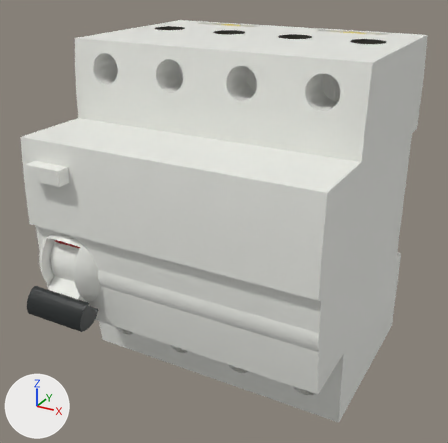
What one commit did to the glTF model public/models/protecao/schneider-acti9-iid-4p.glb.
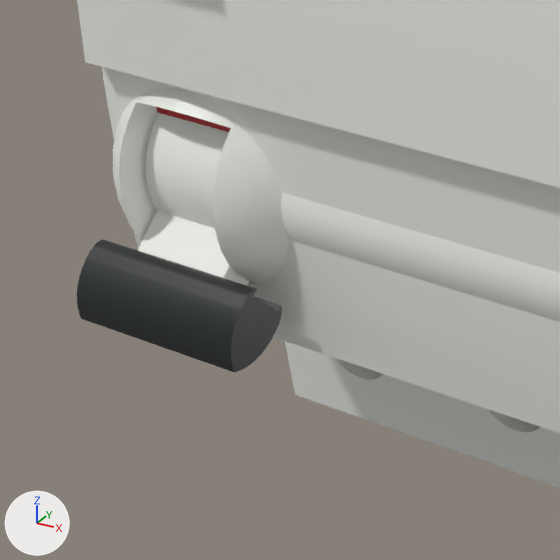
There are two pictures of each version: one whole from a 50 mm lens placed at (0.0682, -0.164, 0.1042), pointed at (-0.001, -0.0382, 0.0413), one close up on the part from 0% to 43% of the width and 46% to 90% of the height. The lights are fixed; the arrows at lower left show +X, +Y and +Z. The last two pictures show the newer version. Where no turn or scale is listed for an object, it has been applied to the vertices.

The first close-up shows 'schneider_body', 'schneider_handle_grip', 'schneider_handle_white', 'schneider_visisafe_on'.
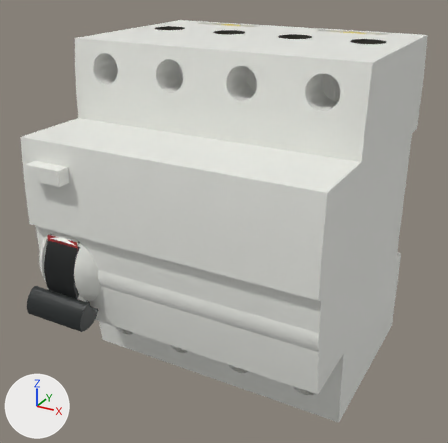
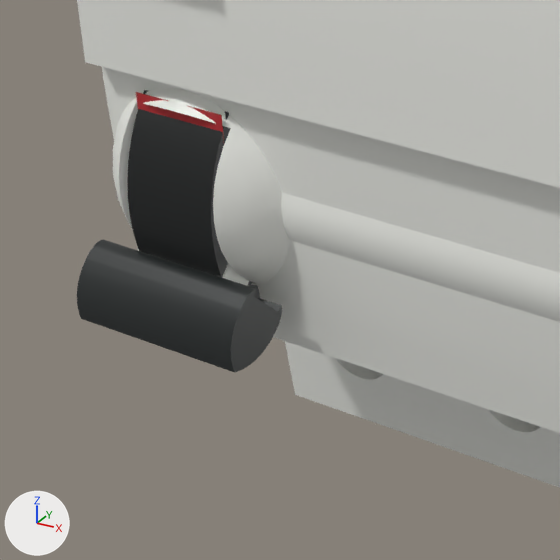
Edits to the bpy script that builds the scene:
```text
Change mat_material_3:
    mat_material_3.base_color: (0.855, 0.863, 0.815) -> (0.00913, 0.011, 0.011)  # white #eeefe9 -> black #181b1b
Change mat_material_10:
    mat_material_10.base_color: (0.474, 0.0232, 0.0296) -> (0.00802, 0.223, 0.0666)  # red #b72a30 -> green #168249
Change mat_material_11:
    mat_material_11.metallic: 0.1 -> 0.0
Add me_mesh_11_1:
    me_mesh_11_1.from_pydata([(-0.0045, 0.0, 0.00135), (-0.0045, 0.0, -0.00135), (0.0045, 0.0, 0.00135), (0.0045, 0.0, -0.00135)], [], [(0, 1, 2), (1, 3, 2)])
    me_mesh_11_1.materials.append(mat_material_11)  # red #b72a30
Add me_mesh_3_1:
    me_mesh_3_1.from_pydata(...)  # 196 vertices, 384 faces; spans x -0.0044..0.0044, y -0.0158..0.0158, z -0.0158..0.0158
    me_mesh_3_1.materials.append(mat_material_3)  # black #181b1b
Change ob_schneider_visisafe:
    ob_schneider_visisafe: bpy.data.objects.new('schneider_visisafe', me_mesh_8) -> bpy.data.objects.new('schneider_visisafe', me_mesh_9)
    ob_schneider_visisafe.location: (-0.0269, -0.0664, 0.0418) -> (-0.0269, -0.0684, 0.0418)
Change ob_schneider_visisafe_trip:
    ob_schneider_visisafe_trip: bpy.data.objects.new('schneider_visisafe_trip', me_mesh_9) -> bpy.data.objects.new('schneider_visisafe_trip', me_mesh_10)
    ob_schneider_visisafe_trip.location: (-0.0269, -0.0664, 0.0418) -> (-0.0269, -0.0685, 0.0418)
Change ob_schneider_visisafe_on:
    ob_schneider_visisafe_on: bpy.data.objects.new('schneider_visisafe_on', me_mesh_10) -> bpy.data.objects.new('schneider_visisafe_on', me_mesh_11_1)
    ob_schneider_visisafe_on.location: (-0.0269, -0.0664, 0.0418) -> (-0.0269, -0.0685, 0.0418)
Add ob_schneider_handle_barrel:
    ob_schneider_handle_barrel = bpy.data.objects.new('schneider_handle_barrel', me_mesh_3_1)
    ob_schneider_handle_barrel.location = (-0.0269, -0.055, 0.0333)
```

Changed parts and their boxes (x1, y1, x2, y2) in the close-ups (560 x 560 px):
'schneider_handle_barrel', added (black)
    after: (128, 90, 261, 299)
'schneider_visisafe_on', recoloured, surface changed, reshaped, moved
    before: (156, 107, 231, 132)
    after: (136, 92, 224, 140)
'schneider_handle_white', unchanged, covered by the edit
    before: (138, 113, 249, 286)
    after: (138, 249, 249, 286)
